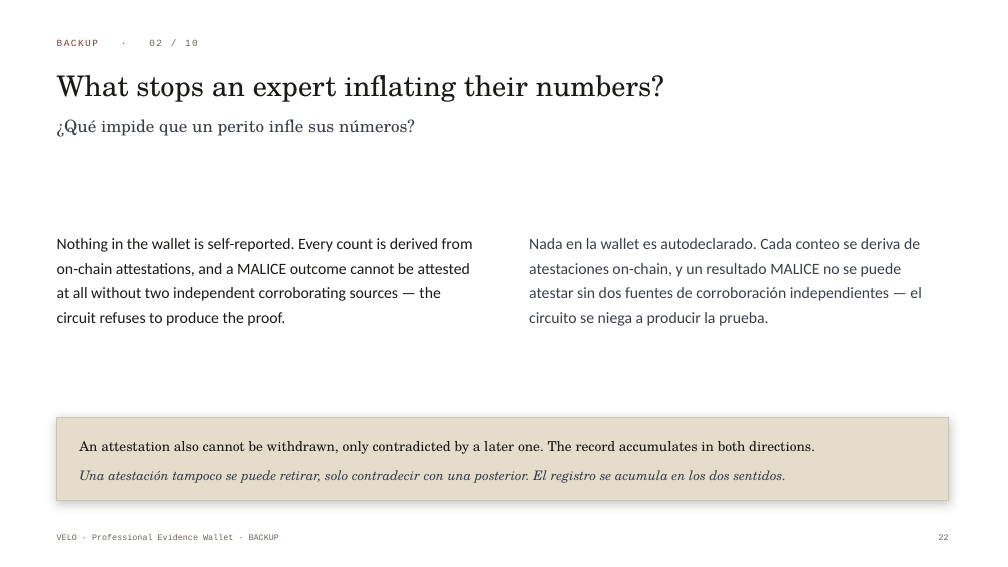
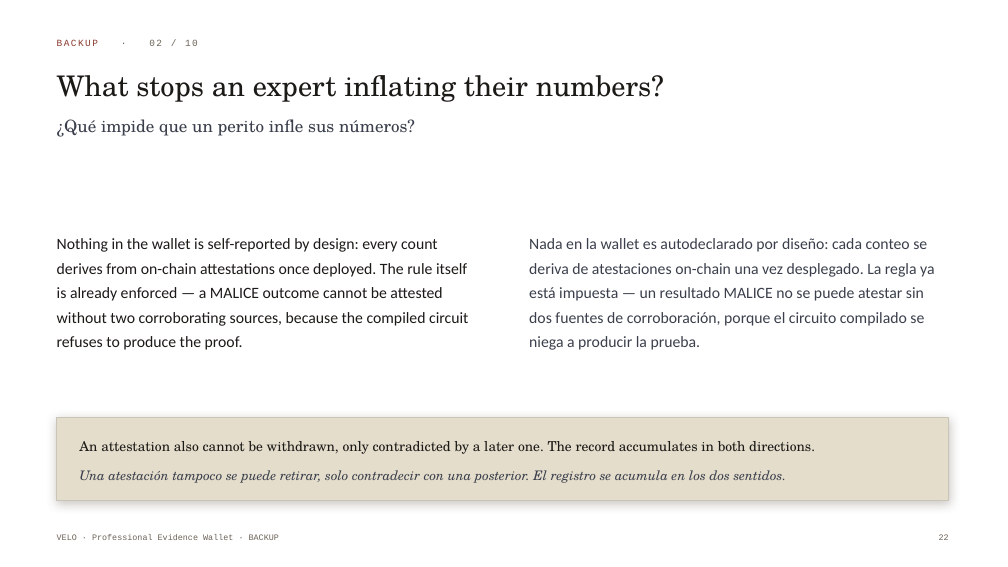
Before and after one commit to annatchijova/velo, a slide deck: slide 22 of docs/VELO-PITCH-EN-ES.pptx. Drawn at 1008x567 pixels with LibreOffice and Linux fonts; fonts in the diff are those of the drawing; background and template pictures are left out. Boxes give left, top, right and bottom in pixels: in the first picture for what was removed or moved away, otherwise in the second. Text is boxed around its words. In the diff, an @@ line names an element or a change of style, - is before the commit and + after.

Commit message:
Fix overclaims in the pitch deck: the ZK credential is designed, not delivered
The deck presented the anonymous expert credential and on-chain
attestation as working. Neither is: the credential is not in
contracts/velo.compact at all, and nothing is deployed. The README has
said so for a while; the deck had not caught up. A judge who reads both
finds the contradiction, and the slide most damaged by it was the
honesty slide.

Eighteen edits across eight slides, EN and ES:

- S17 'SAID PLAINLY' claimed VELO proves 'an accredited expert signed
  it'. That is the slide whose whole job is not overclaiming. Now:
  proves non-alteration and the admissibility rule; binding to an
  accredited expert is designed and specified, and we say the circuit
  is not built.
- S26 (backup 06/10) repeated the same claim in different words. Same
  correction.
- S16 'THE PROOF ESTABLISHES' -> 'WILL ESTABLISH · DESIGNED, NOT YET
  BUILT'. The four things listed under it are real design, just not
  delivered.
- S18 moved the credential out of 'AT THE DEMO' into 'NEXT', alongside
  deploy to testnet. What is genuinely at the demo — the admissibility
  gate enforced inside the compiled circuit — replaces it.
- S5 credential field: 'ZK · valid' -> 'ZK · roadmap'.
- S9 and S22 softened from asserting a live on-chain record to
  describing the design, while keeping the rule that IS enforced today.
- S14 carried the pre-F3 commitment formula,
  persistentHash(bundle_fingerprint, salt). It is six elements now, and
  that change is the red-team finding narrated two slides later —
  showing the old formula while telling that story is exactly what a
  technical judge notices.
- S15 now states that the circuit enforces the count, and that sources
  are counted distinct by declared provenance root rather than proven
  independent (round 2, G3).

Nothing was deleted: the vision and the roadmap are legitimate. What
changed is tense — delivered work in the present, designed work in the
future. Verified afterwards that all 30 slides survive, the file opens,
and no stale claim remains.

```diff
--- a/docs/VELO-PITCH-EN-ES.pptx
+++ b/docs/VELO-PITCH-EN-ES.pptx
@@ text at (57, 238, 468, 350): text changed @@
-Nothing in the wallet is self-reported. Every count is derived from on-chain attestations, and a MALICE outcome cannot be attested at all without two independent corroborating sources — the circuit refuses to produce the proof.
+Nothing in the wallet is self-reported by design: every count derives from on-chain attestations once deployed. The rule itself is already enforced — a MALICE outcome cannot be attested without two corroborating sources, because the compiled circuit refuses to produce the proof.
@@ text at (529, 238, 934, 350): text changed @@
-Nada en la wallet es autodeclarado. Cada conteo se deriva de atestaciones on-chain, y un resultado MALICE no se puede atestar sin dos fuentes de corroboración independientes — el circuito se niega a producir la prueba.
+Nada en la wallet es autodeclarado por diseño: cada conteo se deriva de atestaciones on-chain una vez desplegado. La regla ya está impuesta — un resultado MALICE no se puede atestar sin dos fuentes de corroboración, porque el circuito compilado se niega a producir la prueba.
```
Also in this commit, not shown: 8 other slides changed.
